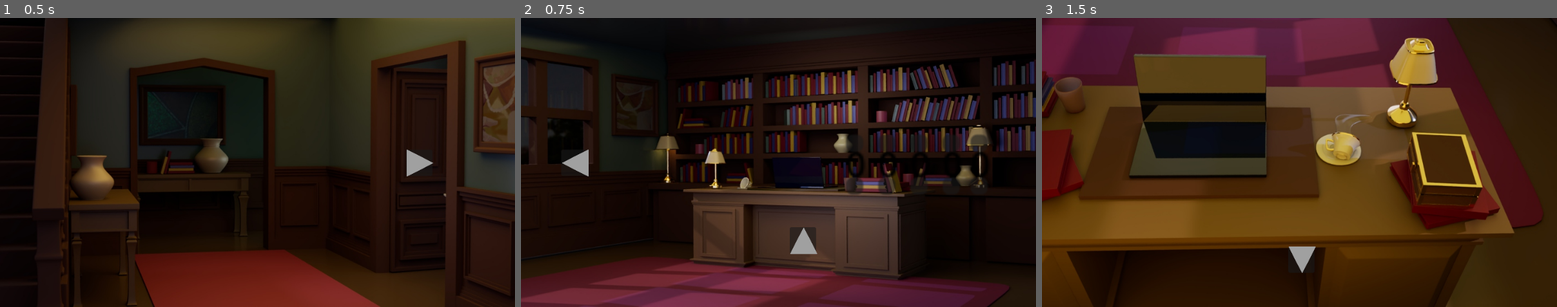
Above: before the commit, frames 1-3 (left to right).
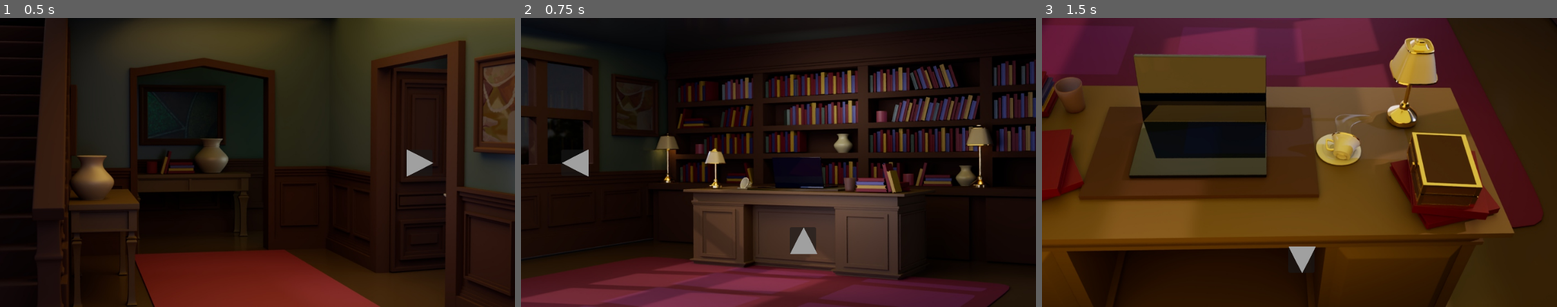
Above: after the commit, the same moments.

Repository: CianHo/IAT312-Project-2
Game: Godot game, scene res://main.tscn
Same seed, same stepped clock (60 frames per second), same inputs: the game is played once before the commit and once after it. The engine's default icon, where the game draws it, is replaced by a stand-in: a white triangle on a blue panel in a dark square.
Inputs (mouse positions are in pixels of both pictures, inside the frame that each line leads up to):
- Up to frame 1 (0.5 s): no input
- Up to frame 2 (0.75 s): click (938, 162) at 0.5 s
- Up to frame 3 (1.5 s): click (1325, 240) at 1.25 s

Frame 1 is identical in both runs. In frame 2, 0.9% of the frame differs, in the area x 63-91%, y 40-62%; in frame 3, nothing differs.

Commit message:
Add files via upload

Diff:
--- a/iat312-project-2/book.gd
+++ b/iat312-project-2/book.gd
@@ -4,12 +4,12 @@
 @export var num : int
 var nooks
 var needsResetting
-var currNook
+@export var currNook : Node
 
 func _ready():
 	super()
-	nooks = get_node("/root/Main/AnimatedSprite2D4/Node").get_children()
-	needsResetting = false
+	nooks = get_node("/root/Main/Shelf/Node").get_children()
+	needsResetting = true
 
 
 func _process(delta):
--- a/iat312-project-2/highlighter.gd
+++ b/iat312-project-2/highlighter.gd
@@ -1,5 +1,6 @@
 extends Area2D
 
+var camera
 var grey
 var moused
 
@@ -7,6 +8,7 @@
 	grey = find_child("ColorRect")
 	grey.visible = false
 	moused = false
+	camera = get_node("/root/Main/Camera2D")
 
 func _process(delta):
 	if moused == true:
@@ -20,3 +22,8 @@
 func hideGrey():
 	grey.visible = false
 	moused = false
+
+func move(place : Vector2):
+	if moused == true:
+		if Input.is_action_just_pressed("click"):
+			camera.set_global_position(place)
--- /dev/null
+++ b/iat312-project-2/highlighter.tscn
@@ -0,0 +1,19 @@
+[gd_scene load_steps=2 format=3 uid="uid://cu7btxa4cktds"]
+
+[ext_resource type="Script" uid="uid://ca4xrckivabck" path="res://highlighter.gd" id="1_6s3gl"]
+
+[node name="Area2D" type="Area2D"]
+script = ExtResource("1_6s3gl")
+
+[node name="CollisionPolygon2D" type="CollisionPolygon2D" parent="."]
+polygon = PackedVector2Array(-306, -77, -306, 25, -62, 24, -63, -76, -62, -200, -308, -201)
+
+[node name="ColorRect" type="ColorRect" parent="."]
+offset_left = -307.0
+offset_top = -201.0
+offset_right = -62.0
+offset_bottom = 25.0
+color = Color(0.666569, 0.666569, 0.666569, 0.513726)
+
+[connection signal="mouse_entered" from="." to="." method="showGrey"]
+[connection signal="mouse_exited" from="." to="." method="hideGrey"]
--- a/iat312-project-2/main.gd
+++ b/iat312-project-2/main.gd
@@ -5,7 +5,7 @@
 var correctBooks
 
 func _ready():
-	nooks = get_node("/root/Main/AnimatedSprite2D4/Node").get_children()
+	nooks = get_node("/root/Main/Shelf/Node").get_children()
 	books = get_node("/root/Main/Books").get_children()
 	correctBooks = 0
 
--- a/iat312-project-2/main.tscn
+++ b/iat312-project-2/main.tscn
@@ -6,20 +6,30 @@
 [ext_resource type="Texture2D" uid="uid://4xjsx0wxacmt" path="res://office.png" id="4_2cqfq"]
 [ext_resource type="Texture2D" uid="uid://bv3cud5pcl264" path="res://testBackgroundD.png" id="5_7mycd"]
 [ext_resource type="Texture2D" uid="uid://bfbiipwk370p1" path="res://desk.png" id="5_074og"]
-[ext_resource type="Script" uid="uid://ca4xrckivabck" path="res://highlighter.gd" id="6_cegan"]
+[ext_resource type="PackedScene" uid="uid://cu7btxa4cktds" path="res://highlighter.tscn" id="6_82xsv"]
+[ext_resource type="Script" uid="uid://bubbds5lyjhof" path="res://shelf_highlight.gd" id="6_ryguw"]
 [ext_resource type="PackedScene" uid="uid://dqjeitrqa4ipg" path="res://nook.tscn" id="6_w48qg"]
 [ext_resource type="PackedScene" uid="uid://ccmfxp7dtc0vm" path="res://sampleObject.tscn" id="7_272bh"]
+[ext_resource type="Script" uid="uid://bk6cpfmvebwea" path="res://pc_highlight.gd" id="7_getpj"]
 [ext_resource type="PackedScene" uid="uid://de3eh5tby5jf7" path="res://sample_object_2.tscn" id="8_5vw27"]
 [ext_resource type="Script" uid="uid://4ukvxdgbyyjm" path="res://inventory_slot.gd" id="8_efxa6"]
 [ext_resource type="Texture2D" uid="uid://bxjgmfcffg87p" path="res://inventory.png" id="8_vivmo"]
 [ext_resource type="PackedScene" uid="uid://c3x7sokau8bta" path="res://sample_object_3.tscn" id="9_kek77"]
 [ext_resource type="PackedScene" uid="uid://c071wij4lyxvo" path="res://sample_collectable.tscn" id="12_dg77c"]
-[ext_resource type="PackedScene" uid="uid://c51n80b1r5rqp" path="res://book.tscn" id="13_ycdy4"]
+[ext_resource type="Script" uid="uid://fpyjcadvlcjm" path="res://book.gd" id="16_0odxb"]
 [ext_resource type="PackedScene" uid="uid://cgarnrnaxdx3h" path="res://number_lock.tscn" id="16_2cqfq"]
-[ext_resource type="Script" uid="uid://dncnox310pmn1" path="res://button_to_office.gd" id="16_074og"]
 [ext_resource type="Texture2D" uid="uid://b0lc03p70arbx" path="res://arrow.png" id="16_yaehf"]
-[ext_resource type="Script" uid="uid://bms4t1x4b7gnp" path="res://button_to_desk.gd" id="18_074og"]
-[ext_resource type="Script" uid="uid://da0ptbbur2dlu" path="res://button_to_hall.gd" id="20_82xsv"]
+[ext_resource type="Texture2D" uid="uid://btucyy1r1ey23" path="res://book1.png" id="17_lswn8"]
+[ext_resource type="Script" uid="uid://csltpfsdacq6t" path="res://move_button.gd" id="18_d13ii"]
+[ext_resource type="Texture2D" uid="uid://sygcjnq1aang" path="res://shelf.png" id="21_getpj"]
+[ext_resource type="Texture2D" uid="uid://5jmeotokeg0t" path="res://book3.png" id="22_lswn8"]
+[ext_resource type="Texture2D" uid="uid://dyyjcf0k1f1at" path="res://pc.png" id="22_ryguw"]
+[ext_resource type="Texture2D" uid="uid://jvkex1huahh" path="res://book4.png" id="22_xuqvo"]
+[ext_resource type="Script" uid="uid://bbatbhn4pmdmr" path="res://picture_highlight.gd" id="23_1u8w0"]
+[ext_resource type="Texture2D" uid="uid://dn07ct0hrq5l" path="res://picture.png" id="24_0odxb"]
+[ext_resource type="Texture2D" uid="uid://cu78v3m6c58ne" path="res://book5.png" id="24_qsp4k"]
+[ext_resource type="Texture2D" uid="uid://xjhoiw1v11sg" path="res://book space.png" id="25_a6jrf"]
+[ext_resource type="Texture2D" uid="uid://ds0hjqvpee25e" path="res://book2.png" id="25_kq58d"]
 
 [sub_resource type="RectangleShape2D" id="RectangleShape2D_7mycd"]
 size = Vector2(1152, 648)
@@ -100,6 +110,9 @@
 [sub_resource type="LabelSettings" id="LabelSettings_dg77c"]
 font_color = Color(0, 0, 0, 1)
 
+[sub_resource type="RectangleShape2D" id="RectangleShape2D_a6jrf"]
+size = Vector2(22, 157)
+
 [node name="Main" type="Node2D"]
 script = ExtResource("1_vivmo")
 
@@ -119,48 +132,22 @@
 position = Vector2(2500, 0)
 sprite_frames = SubResource("SpriteFrames_lquwl")
 
+[node name="Shelf" parent="Office" instance=ExtResource("6_82xsv")]
+position = Vector2(190, -76)
+scale = Vector2(0.7, 0.2)
+script = ExtResource("6_ryguw")
+
 [node name="Desk" type="AnimatedSprite2D" parent="."]
 position = Vector2(6000, 0)
 sprite_frames = SubResource("SpriteFrames_7mycd")
 
-[node name="Area2D" type="Area2D" parent="Desk"]
-script = ExtResource("6_cegan")
-
-[node name="CollisionPolygon2D" type="CollisionPolygon2D" parent="Desk/Area2D"]
-polygon = PackedVector2Array(-292, -77, -316, 26, -62, 24, -63, -76, -62, -200, -308, -201)
-
-[node name="ColorRect" type="ColorRect" parent="Desk/Area2D"]
-offset_left = -307.0
-offset_top = -201.0
-offset_right = -62.0
-offset_bottom = 25.0
-color = Color(0.666569, 0.666569, 0.666569, 0.513726)
+[node name="PC Highlight" parent="Desk" instance=ExtResource("6_82xsv")]
+script = ExtResource("7_getpj")
 
 [node name="AnimatedSprite2D4" type="AnimatedSprite2D" parent="."]
 position = Vector2(0, 1500)
 scale = Vector2(1.667, 1.667)
 sprite_frames = SubResource("SpriteFrames_5vw27")
-
-[node name="Node" type="Node" parent="AnimatedSprite2D4"]
-
-[node name="Nook" parent="AnimatedSprite2D4/Node" instance=ExtResource("6_w48qg")]
-position = Vector2(-597, 1377)
-
-[node name="Nook2" parent="AnimatedSprite2D4/Node" instance=ExtResource("6_w48qg")]
-position = Vector2(-413, 1381)
-answer = 1
-
-[node name="Nook3" parent="AnimatedSprite2D4/Node" instance=ExtResource("6_w48qg")]
-position = Vector2(-219, 1383)
-answer = 2
-
-[node name="Nook4" parent="AnimatedSprite2D4/Node" instance=ExtResource("6_w48qg")]
-position = Vector2(-55, 1388)
-answer = 3
-
-[node name="Nook5" parent="AnimatedSprite2D4/Node" instance=ExtResource("6_w48qg")]
-position = Vector2(177, 1400)
-answer = 4
 
 [node name="AnimatedSprite2D5" type="AnimatedSprite2D" parent="."]
 position = Vector2(-5067, -5049)
@@ -252,34 +239,8 @@
 [node name="Collectable" parent="." instance=ExtResource("12_dg77c")]
 position = Vector2(-580, -574)
 
-[node name="Books" type="Node" parent="."]
-
-[node name="Node2D4" parent="Books" instance=ExtResource("13_ycdy4")]
-position = Vector2(-595, 1598)
-homePos = Vector2(-595, 1598)
-
-[node name="Node2D5" parent="Books" instance=ExtResource("13_ycdy4")]
-position = Vector2(-414, 1603)
-homePos = Vector2(-414, 1603)
-num = 1
-
-[node name="Node2D6" parent="Books" instance=ExtResource("13_ycdy4")]
-position = Vector2(-224, 1615)
-homePos = Vector2(-224, 1615)
-num = 2
-
-[node name="Node2D7" parent="Books" instance=ExtResource("13_ycdy4")]
-position = Vector2(-43, 1600)
-homePos = Vector2(-43, 1600)
-num = 3
-
-[node name="Node2D8" parent="Books" instance=ExtResource("13_ycdy4")]
-position = Vector2(177, 1589)
-homePos = Vector2(177, 1589)
-num = 4
-
 [node name="numberLock" parent="." instance=ExtResource("16_2cqfq")]
-position = Vector2(2738, 4)
+position = Vector2(3438, -255)
 scale = Vector2(4, 4)
 
 [node name="Button to Office" type="Button" parent="."]
@@ -287,7 +248,8 @@
 offset_top = -24.0
 offset_right = 326.0
 offset_bottom = 25.0
-script = ExtResource("16_074og")
+script = ExtResource("18_d13ii")
+dest = Vector2(2500, 0)
 
 [node name="Sprite2D" type="Sprite2D" parent="Button to Office"]
 position = Vector2(26, 25)
@@ -300,7 +262,8 @@
 offset_top = 121.0
 offset_right = 2570.0
 offset_bottom = 170.0
-script = ExtResource("18_074og")
+script = ExtResource("18_d13ii")
+dest = Vector2(6000, 0)
 
 [node name="Sprite2D" type="Sprite2D" parent="Button to Desk"]
 position = Vector2(26, 25)
@@ -312,7 +275,8 @@
 offset_top = 157.0
 offset_right = 6028.0
 offset_bottom = 206.0
-script = ExtResource("16_074og")
+script = ExtResource("18_d13ii")
+dest = Vector2(2500, 0)
 
 [node name="Sprite2D" type="Sprite2D" parent="Button From Desk"]
 position = Vector2(26, 25)
@@ -325,7 +289,7 @@
 offset_top = -24.0
 offset_right = 2144.0
 offset_bottom = 25.0
-script = ExtResource("20_82xsv")
+script = ExtResource("18_d13ii")
 
 [node name="Sprite2D" type="Sprite2D" parent="Button to Hall"]
 position = Vector2(26, 25)
@@ -333,14 +297,223 @@
 scale = Vector2(0.085, 0.085)
 texture = ExtResource("16_yaehf")
 
-[connection signal="mouse_entered" from="Desk/Area2D" to="Desk/Area2D" method="showGrey"]
-[connection signal="mouse_exited" from="Desk/Area2D" to="Desk/Area2D" method="hideGrey"]
-[connection signal="check" from="AnimatedSprite2D4/Node/Nook" to="." method="bookshelfSolve"]
-[connection signal="check" from="AnimatedSprite2D4/Node/Nook2" to="." method="bookshelfSolve"]
-[connection signal="check" from="AnimatedSprite2D4/Node/Nook3" to="." method="bookshelfSolve"]
-[connection signal="check" from="AnimatedSprite2D4/Node/Nook4" to="." method="bookshelfSolve"]
-[connection signal="check" from="AnimatedSprite2D4/Node/Nook5" to="." method="bookshelfSolve"]
+[node name="PC" type="Sprite2D" parent="."]
+position = Vector2(6000, 1500)
+texture = ExtResource("22_ryguw")
+
+[node name="Button to Desk2" type="Button" parent="."]
+offset_left = 5994.0
+offset_top = 1697.0
+offset_right = 6043.0
+offset_bottom = 1746.0
+script = ExtResource("18_d13ii")
+dest = Vector2(6000, 0)
+
+[node name="Sprite2D" type="Sprite2D" parent="Button to Desk2"]
+position = Vector2(26, 25)
+rotation = 3.14159
+scale = Vector2(0.085, 0.085)
+texture = ExtResource("16_yaehf")
+
+[node name="Button to Office2" type="Button" parent="."]
+z_index = 1
+offset_left = 2487.0
+offset_top = -1320.0
+offset_right = 2536.0
+offset_bottom = -1271.0
+script = ExtResource("18_d13ii")
+dest = Vector2(2500, 0)
+
+[node name="Sprite2D" type="Sprite2D" parent="Button to Office2"]
+position = Vector2(26, 25)
+rotation = 3.14159
+scale = Vector2(0.085, 0.085)
+texture = ExtResource("16_yaehf")
+
+[node name="Books" type="Node" parent="."]
+
+[node name="Book 1" type="Area2D" parent="Books" node_paths=PackedStringArray("currNook")]
+z_index = 1
+position = Vector2(2322, -1619)
+script = ExtResource("16_0odxb")
+homePos = Vector2(2321, -1618)
+num = 2
+currNook = NodePath("../../Shelf/Node/Nook")
+
+[node name="Sprite2D" type="Sprite2D" parent="Books/Book 1"]
+scale = Vector2(0.22, 0.215)
+texture = ExtResource("22_lswn8")
+
+[node name="CollisionShape2D" type="CollisionShape2D" parent="Books/Book 1"]
+shape = SubResource("RectangleShape2D_a6jrf")
+
+[node name="Book 2" type="Area2D" parent="Books" node_paths=PackedStringArray("currNook")]
+z_index = 1
+position = Vector2(2365, -1617)
+script = ExtResource("16_0odxb")
+homePos = Vector2(2364, -1618)
+num = 3
+currNook = NodePath("../../Shelf/Node/Nook2")
+
+[node name="Sprite2D" type="Sprite2D" parent="Books/Book 2"]
+scale = Vector2(0.22, 0.215)
+texture = ExtResource("22_xuqvo")
+
+[node name="CollisionShape2D" type="CollisionShape2D" parent="Books/Book 2"]
+shape = SubResource("RectangleShape2D_a6jrf")
+
+[node name="Book 3" type="Area2D" parent="Books" node_paths=PackedStringArray("currNook")]
+z_index = 1
+position = Vector2(2406, -1619)
+script = ExtResource("16_0odxb")
+homePos = Vector2(2405, -1618)
+currNook = NodePath("../../Shelf/Node/Nook3")
+
+[node name="Sprite2D" type="Sprite2D" parent="Books/Book 3"]
+scale = Vector2(0.22, 0.215)
+texture = ExtResource("17_lswn8")
+
+[node name="CollisionShape2D" type="CollisionShape2D" parent="Books/Book 3"]
+shape = SubResource("RectangleShape2D_a6jrf")
+
+[node name="Book 4" type="Area2D" parent="Books" node_paths=PackedStringArray("currNook")]
+z_index = 1
+position = Vector2(2446, -1618)
+script = ExtResource("16_0odxb")
+homePos = Vector2(2445, -1618)
+num = 4
+currNook = NodePath("../../Shelf/Node/Nook4")
+
+[node name="Sprite2D" type="Sprite2D" parent="Books/Book 4"]
+scale = Vector2(0.22, 0.215)
+texture = ExtResource("24_qsp4k")
+
+[node name="CollisionShape2D" type="CollisionShape2D" parent="Books/Book 4"]
+shape = SubResource("RectangleShape2D_a6jrf")
+
+[node name="Book 5" type="Area2D" parent="Books" node_paths=PackedStringArray("currNook")]
+z_index = 1
+position = Vector2(2765, -1617)
+script = ExtResource("16_0odxb")
+homePos = Vector2(2764, -1619)
+num = 1
+currNook = NodePath("../../Shelf/Node/Nook6")
+
+[node name="Sprite2D" type="Sprite2D" parent="Books/Book 5"]
+scale = Vector2(0.22, 0.215)
+texture = ExtResource("25_kq58d")
+
+[node name="CollisionShape2D" type="CollisionShape2D" parent="Books/Book 5"]
+shape = SubResource("RectangleShape2D_a6jrf")
+
+[node name="Shelf" type="Sprite2D" parent="."]
+z_index = -2
+position = Vector2(2500, -1500)
+texture = ExtResource("21_getpj")
+
+[node name="Node" type="Node" parent="Shelf"]
+
+[node name="Nook" parent="Shelf/Node" instance=ExtResource("6_w48qg")]
+position = Vector2(2321, -1618)
+filled = true
+
+[node name="Sprite2D" type="Sprite2D" parent="Shelf/Node/Nook"]
+position = Vector2(0.500003, 0.749986)
+scale = Vector2(0.317307, 0.216759)
+texture = ExtResource("25_a6jrf")
+
+[node name="Nook2" parent="Shelf/Node" instance=ExtResource("6_w48qg")]
+position = Vector2(2364, -1618)
+filled = true
+answer = 1
+
+[node name="Sprite2D" type="Sprite2D" parent="Shelf/Node/Nook2"]
+position = Vector2(0.500003, 0.749986)
+scale = Vector2(0.317307, 0.216759)
+texture = ExtResource("25_a6jrf")
+
+[node name="Nook3" parent="Shelf/Node" instance=ExtResource("6_w48qg")]
+position = Vector2(2405, -1618)
+filled = true
+answer = 2
+
+[node name="Sprite2D" type="Sprite2D" parent="Shelf/Node/Nook3"]
+position = Vector2(0.500003, 0.749986)
+scale = Vector2(0.317307, 0.216759)
+texture = ExtResource("25_a6jrf")
+
+[node name="Nook4" parent="Shelf/Node" instance=ExtResource("6_w48qg")]
+position = Vector2(2445, -1618)
+filled = true
+answer = 3
+
+[node name="Sprite2D" type="Sprite2D" parent="Shelf/Node/Nook4"]
+position = Vector2(0.500003, 0.749986)
+scale = Vector2(0.317307, 0.216759)
+texture = ExtResource("25_a6jrf")
+
+[node name="Nook5" parent="Shelf/Node" instance=ExtResource("6_w48qg")]
+position = Vector2(2485, -1618)
+answer = 4
+
+[node name="Sprite2D" type="Sprite2D" parent="Shelf/Node/Nook5"]
+position = Vector2(0.500003, 0.749986)
+scale = Vector2(0.317307, 0.216759)
+texture = ExtResource("25_a6jrf")
+
+[node name="Nook6" parent="Shelf/Node" instance=ExtResource("6_w48qg")]
+position = Vector2(2764, -1619)
+filled = true
+answer = 5
+
+[node name="Sprite2D" type="Sprite2D" parent="Shelf/Node/Nook6"]
+position = Vector2(0.500003, 0.749986)
+scale = Vector2(0.317307, 0.216759)
+texture = ExtResource("25_a6jrf")
+
+[node name="Picture Highlight" parent="." instance=ExtResource("6_82xsv")]
+position = Vector2(2242, -1355)
+scale = Vector2(0.4, 0.6)
+script = ExtResource("23_1u8w0")
+
+[node name="Picture" type="Sprite2D" parent="."]
+position = Vector2(2500, -3000)
+texture = ExtResource("24_0odxb")
+
+[node name="Button to Shelf" type="Button" parent="."]
+offset_left = 2484.0
+offset_top = -2815.0
+offset_right = 2533.0
+offset_bottom = -2766.0
+script = ExtResource("18_d13ii")
+dest = Vector2(2500, -1500)
+
+[node name="Sprite2D" type="Sprite2D" parent="Button to Shelf"]
+position = Vector2(26, 25)
+rotation = 3.14159
+scale = Vector2(0.085, 0.085)
+texture = ExtResource("16_yaehf")
+
 [connection signal="pressed" from="Button to Office" to="Button to Office" method="travel"]
 [connection signal="pressed" from="Button to Desk" to="Button to Desk" method="travel"]
 [connection signal="pressed" from="Button From Desk" to="Button From Desk" method="travel"]
 [connection signal="pressed" from="Button to Hall" to="Button to Hall" method="travel"]
+[connection signal="pressed" from="Button to Desk2" to="Button to Desk2" method="travel"]
+[connection signal="pressed" from="Button to Office2" to="Button to Office2" method="travel"]
+[connection signal="mouse_entered" from="Books/Book 1" to="Books/Book 1" method="hovered"]
+[connection signal="mouse_exited" from="Books/Book 1" to="Books/Book 1" method="ignored"]
+[connection signal="mouse_entered" from="Books/Book 2" to="Books/Book 2" method="hovered"]
+[connection signal="mouse_exited" from="Books/Book 2" to="Books/Book 2" method="ignored"]
+[connection signal="mouse_entered" from="Books/Book 3" to="Books/Book 3" method="hovered"]
+[connection signal="mouse_exited" from="Books/Book 3" to="Books/Book 3" method="ignored"]
+[connection signal="mouse_entered" from="Books/Book 4" to="Books/Book 4" method="hovered"]
+[connection signal="mouse_exited" from="Books/Book 4" to="Books/Book 4" method="ignored"]
+[connection signal="mouse_entered" from="Books/Book 5" to="Books/Book 5" method="hovered"]
+[connection signal="mouse_exited" from="Books/Book 5" to="Books/Book 5" method="ignored"]
+[connection signal="check" from="Shelf/Node/Nook" to="." method="bookshelfSolve"]
+[connection signal="check" from="Shelf/Node/Nook2" to="." method="bookshelfSolve"]
+[connection signal="check" from="Shelf/Node/Nook3" to="." method="bookshelfSolve"]
+[connection signal="check" from="Shelf/Node/Nook4" to="." method="bookshelfSolve"]
+[connection signal="check" from="Shelf/Node/Nook5" to="." method="bookshelfSolve"]
+[connection signal="check" from="Shelf/Node/Nook6" to="." method="bookshelfSolve"]
+[connection signal="pressed" from="Button to Shelf" to="Button to Shelf" method="travel"]
--- /dev/null
+++ b/iat312-project-2/move_button.gd
@@ -0,0 +1,9 @@
+extends Node
+var camera
+@export var dest : Vector2
+
+func _ready():
+	camera = get_node("/root/Main/Camera2D")
+
+func travel():
+	camera.set_global_position(dest)
--- a/iat312-project-2/nook.gd
+++ b/iat312-project-2/nook.gd
@@ -1,12 +1,12 @@
 extends Area2D
 
-var filled
+@export var filled : bool
 @export var answer : int
 
 signal check
 
 func _ready():
-	filled = false
+	pass
 
 
 func fill():
--- a/iat312-project-2/nook.tscn
+++ b/iat312-project-2/nook.tscn
@@ -3,7 +3,7 @@
 [ext_resource type="Script" uid="uid://pgwb635qwdah" path="res://nook.gd" id="1_flp0e"]
 
 [sub_resource type="RectangleShape2D" id="RectangleShape2D_flp0e"]
-size = Vector2(78, 65)
+size = Vector2(33, 156.5)
 
 [node name="Nook" type="Area2D"]
 script = ExtResource("1_flp0e")
--- a/iat312-project-2/number_lock.tscn
+++ b/iat312-project-2/number_lock.tscn
@@ -37,11 +37,13 @@
 metadata/_edit_use_anchors_ = true
 
 [node name="increase" type="Button" parent="Label2"]
+layout_mode = 0
 offset_top = -2.0
 offset_right = 8.0
 offset_bottom = 6.0
 
 [node name="decrease" type="Button" parent="Label2"]
+layout_mode = 0
 offset_top = 18.0
 offset_right = 8.0
 offset_bottom = 26.0
@@ -56,11 +58,13 @@
 metadata/_edit_use_anchors_ = true
 
 [node name="increase" type="Button" parent="Label3"]
+layout_mode = 0
 offset_top = -2.0
 offset_right = 8.0
 offset_bottom = 6.0
 
 [node name="decrease" type="Button" parent="Label3"]
+layout_mode = 0
 offset_top = 18.0
 offset_right = 8.0
 offset_bottom = 26.0
@@ -75,11 +79,13 @@
 metadata/_edit_use_anchors_ = true
 
 [node name="increase" type="Button" parent="Label4"]
+layout_mode = 0
 offset_top = -2.0
 offset_right = 8.0
 offset_bottom = 6.0
 
 [node name="decrease" type="Button" parent="Label4"]
+layout_mode = 0
 offset_top = 18.0
 offset_right = 8.0
 offset_bottom = 26.0
@@ -94,11 +100,13 @@
 metadata/_edit_use_anchors_ = true
 
 [node name="increase" type="Button" parent="Label5"]
+layout_mode = 0
 offset_top = -2.0
 offset_right = 8.0
 offset_bottom = 6.0
 
 [node name="decrease" type="Button" parent="Label5"]
+layout_mode = 0
 offset_top = 18.0
 offset_right = 8.0
 offset_bottom = 26.0
--- /dev/null
+++ b/iat312-project-2/pc_highlight.gd
@@ -0,0 +1,10 @@
+extends "res://highlighter.gd"
+
+func _ready():
+	super()
+
+func _process(delta):
+	super(delta)
+	if moused == true:
+		if Input.is_action_just_pressed("click"):
+			camera.set_global_position(Vector2(6000,1500))
--- /dev/null
+++ b/iat312-project-2/picture_highlight.gd
@@ -0,0 +1,7 @@
+extends "res://highlighter.gd"
+
+func _ready():
+	super()
+
+func _process(delta):
+	move(Vector2(2500,-3000))
--- /dev/null
+++ b/iat312-project-2/shelf_highlight.gd
@@ -0,0 +1,9 @@
+extends "res://highlighter.gd"
+
+func _ready():
+	super()
+
+
+func _process(delta):
+	super(delta)
+	move(Vector2(2500,-1500))
Binary file added: iat312-project-2/book space.png
Not shown, added: iat312-project-2/book space.png.import
Binary file changed: iat312-project-2/book.png
Binary file added: iat312-project-2/book1.png
Not shown, added: iat312-project-2/book1.png.import
Binary file added: iat312-project-2/book2.png
Not shown, added: iat312-project-2/book2.png.import
Binary file added: iat312-project-2/book3.png
Not shown, added: iat312-project-2/book3.png.import
Binary file added: iat312-project-2/book4.png
Not shown, added: iat312-project-2/book4.png.import
Binary file added: iat312-project-2/book5.png
(and 13 more such lines)
